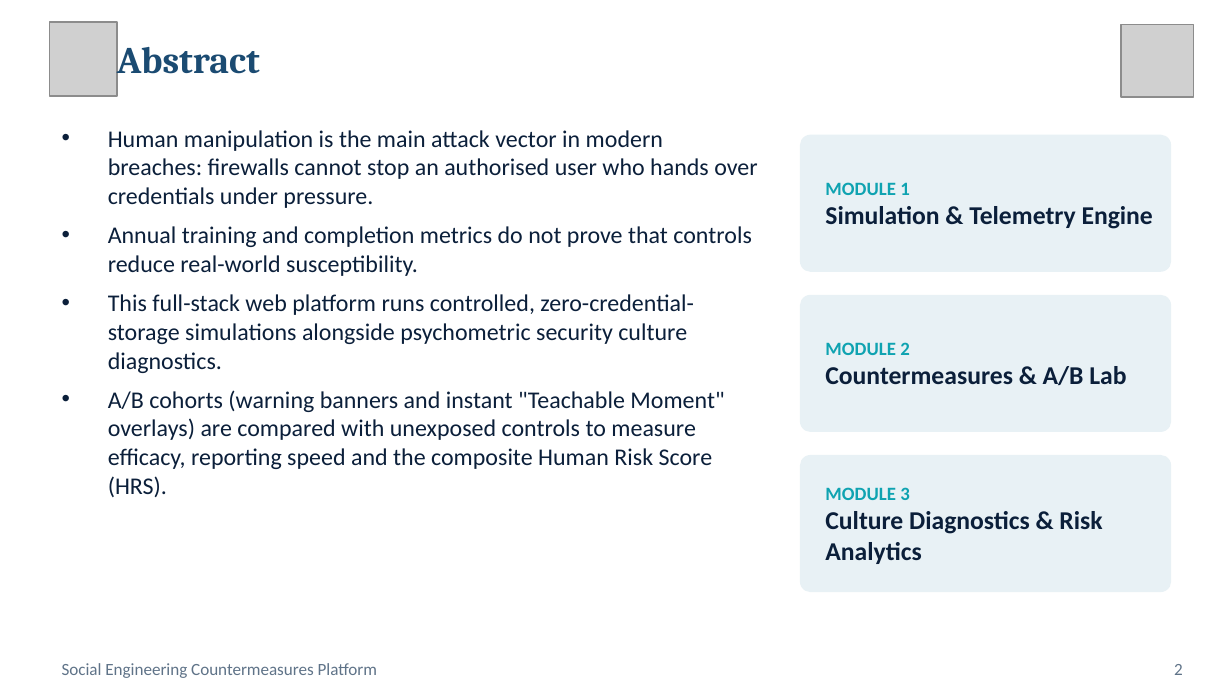
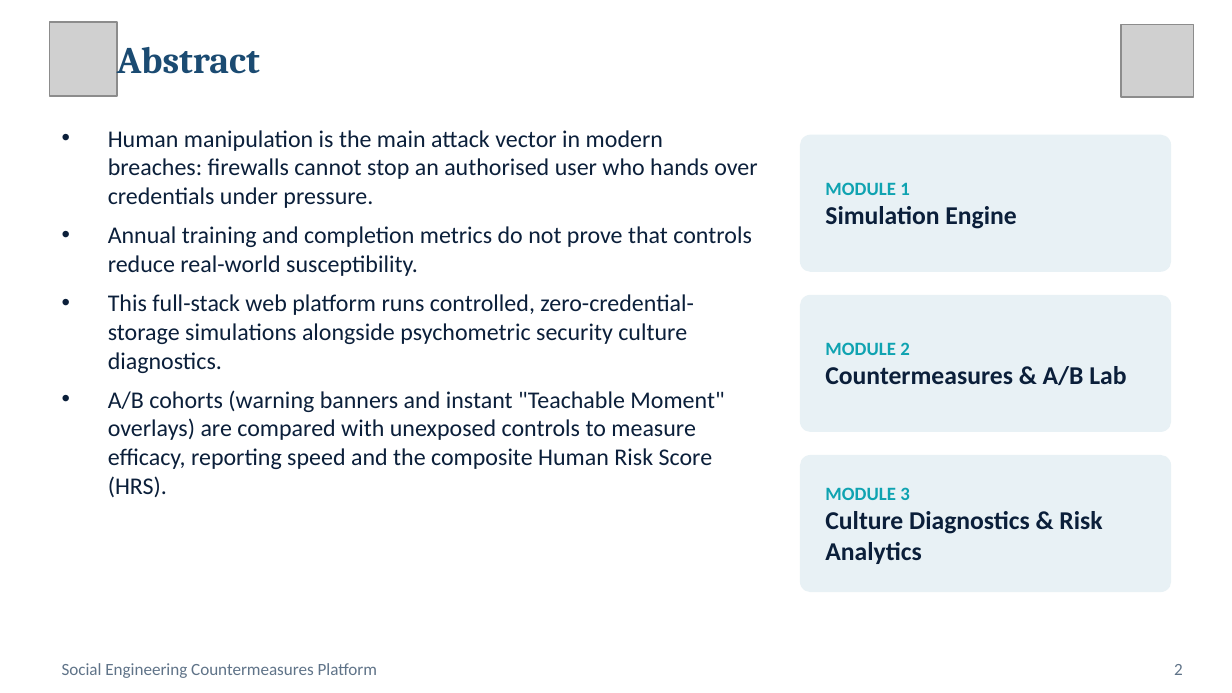
Before and after one commit to pramithm/Social-Engineering--Ethical-Hacking, a slide deck: slide 2 of Social_Engineering_ppt.pptx. Drawn at 1232x693 pixels with LibreOffice and Linux fonts; fonts in the diff are those of the drawing; grey boxes stand for pictures. Boxes give left, top, right and bottom in pixels: in the first picture for what was removed or moved away, otherwise in the second. Text is boxed around its words. In the diff, an @@ line names an element or a change of style, - is before the commit and + after.

```diff
--- a/Social_Engineering_ppt.pptx
+++ b/Social_Engineering_ppt.pptx
@@ text at box(825, 206, 1016, 229): text changed @@
-Simulation & Telemetry Engine
+Simulation Engine
```
Also in this commit, not shown: 3 other slides changed, 1 slide removed, 2 other files.
